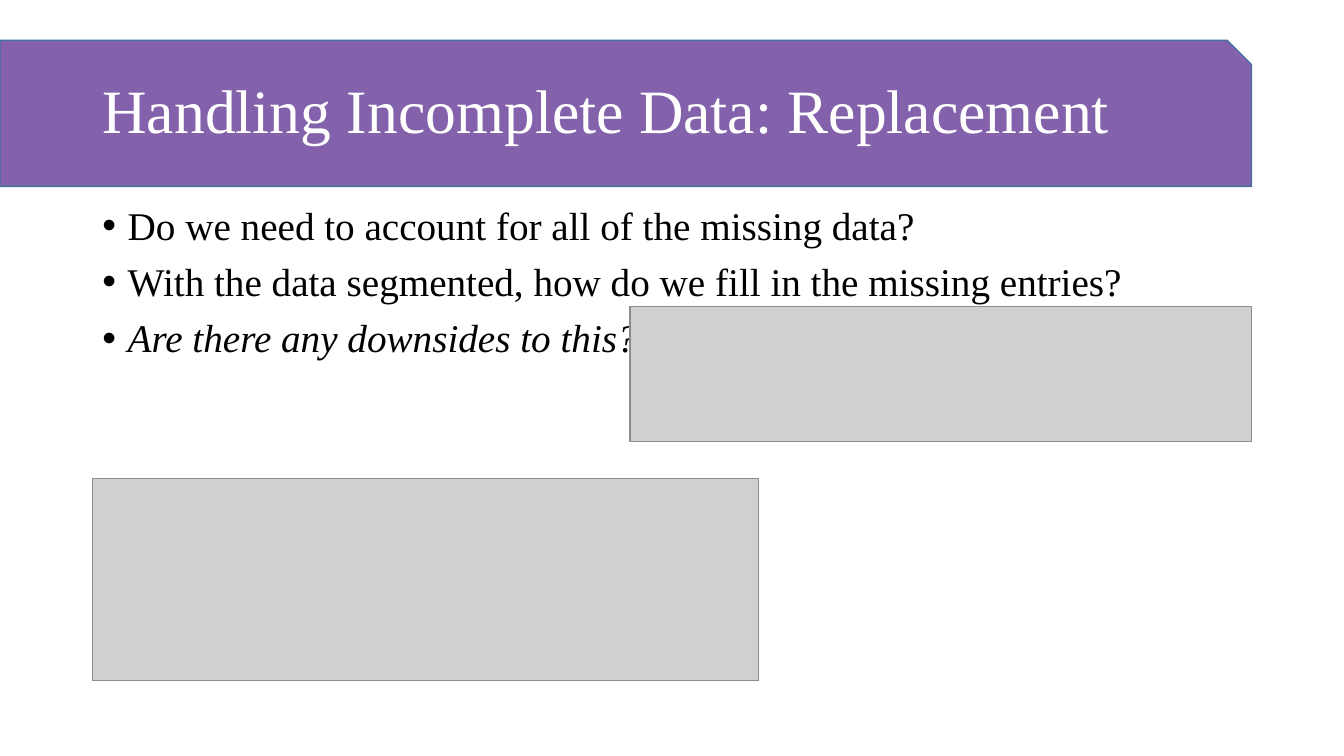
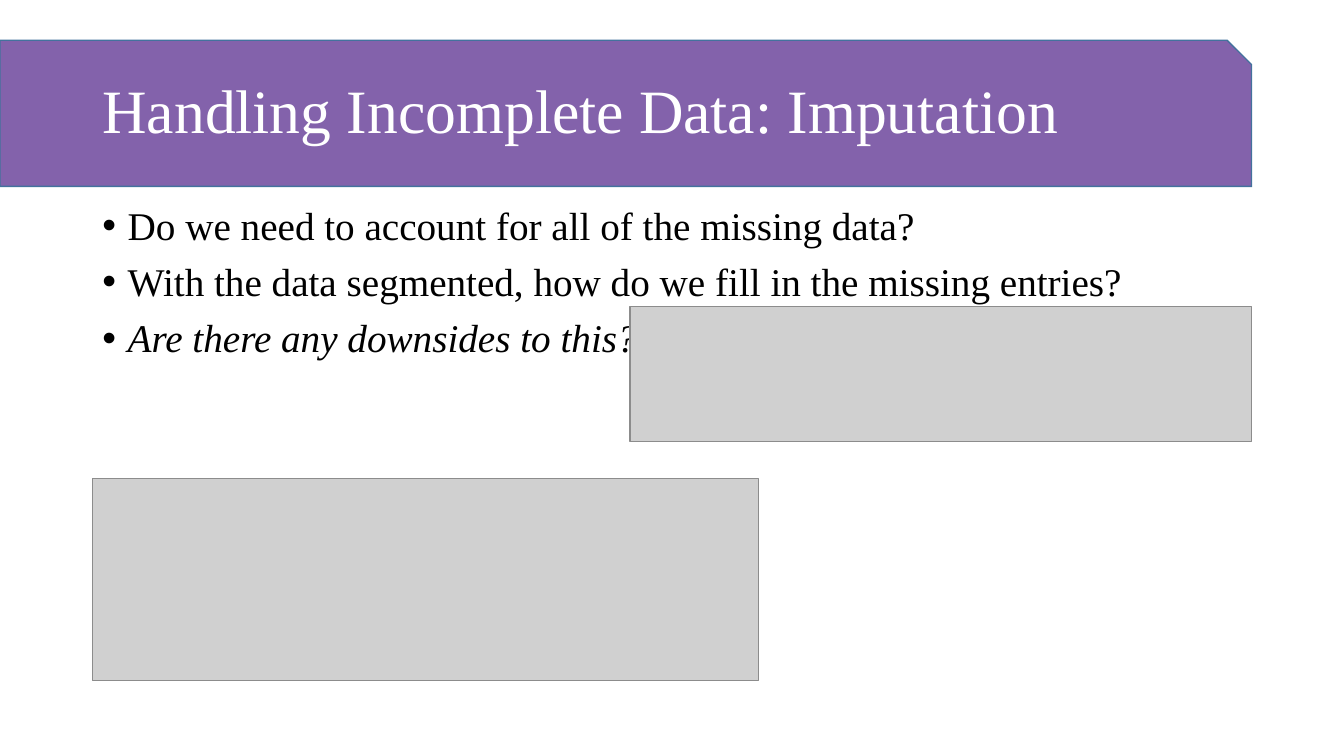
Before and after one commit to ngparas/r-workshop, a slide deck: slide 7 of Workshop-1.pptx. Drawn at 1344x756 pixels with LibreOffice and Linux fonts; fonts in the diff are those of the drawing; grey boxes stand for pictures; background and template pictures are left out. Boxes give left, top, right and bottom in pixels: in the first picture for what was removed or moved away, otherwise in the second. Text is boxed around its words. In the diff, an @@ line names an element or a change of style, - is before the commit and + after.

```diff
--- a/Workshop-1.pptx
+++ b/Workshop-1.pptx
@@ title at (102, 90, 1058, 144): text changed @@
-Handling Incomplete Data: Replacement
+Handling Incomplete Data: Imputation
```
Also in this commit, not shown: 1 other slide changed, 1 slide removed, 2 other files.
